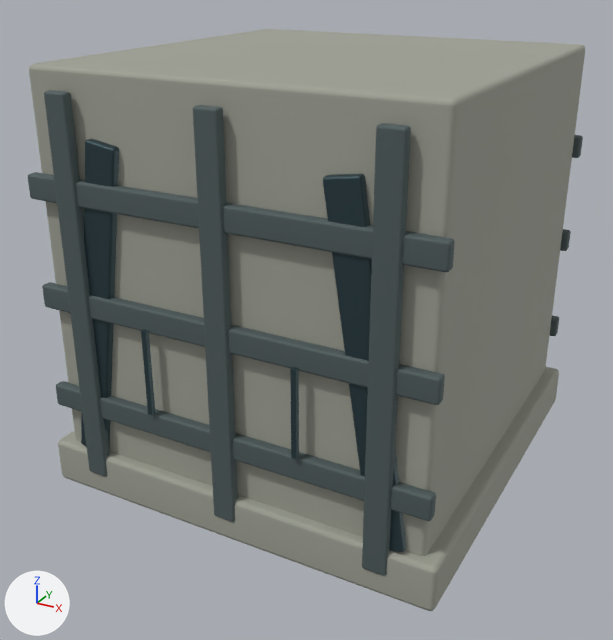
The Blender file tools/godot-campaign/structure-art/blend/abutment-base-0.blend, before and after one commit.
Both versions are drawn from a 50 mm lens placed at (0.898, -1.751, 1.205), pointed at (-0.022, -0.078, 0.369). Lighting does not change. The marker at lower left points along +X, +Y and +Z. The first picture is the older version.

Objects in the first picture: 'abutment_0', 'abutment_1', 'abutment_2'.
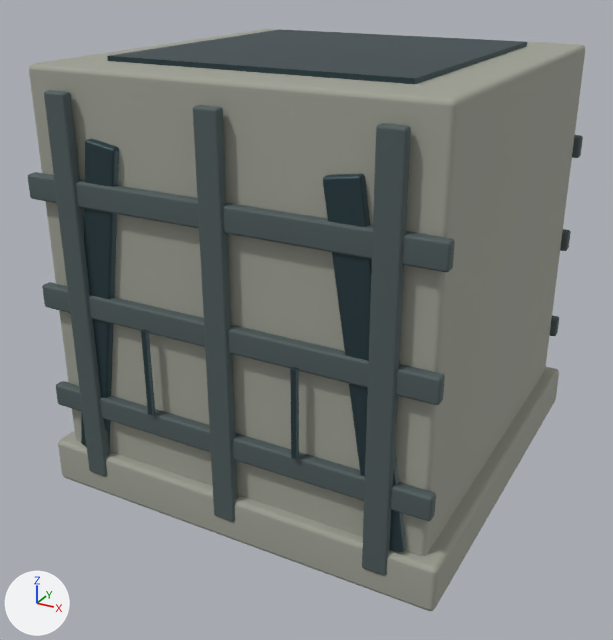
What differs and where, as boxes [x1, y1, x2, y2] in the pictures (613 x 640 px):
'abutment_2', reshaped: before [81, 139, 406, 552]; after [81, 29, 527, 552]
part 1 of me_cube_008, added: after [107, 29, 527, 84]

What changed in the scene script:
```text
Change me_cube_008:
    used by ob_abutment_2; location = (0.0, 0.0, 0.0); rotation_euler = (1.571, 0.0, 0.0), in degrees (90, 0, 0)
    remove me_cube_008.from_pydata(...)  # 448 vertices, 432 faces; spans x -0.416..0.416, y 0.105..0.855, z -0.498..0.498
    add me_cube_008.from_pydata(...)  # 456 vertices, 438 faces; spans x -0.416..0.416, y 0.0..1.0, z -0.498..0.498
    me_cube_008 part 1: a new loose piece, a box spanning x -0.34..0.34, y 0.0..1.0, z -0.35..0.35, in mat_abutment_2 (dark cyan #354a50)
```
